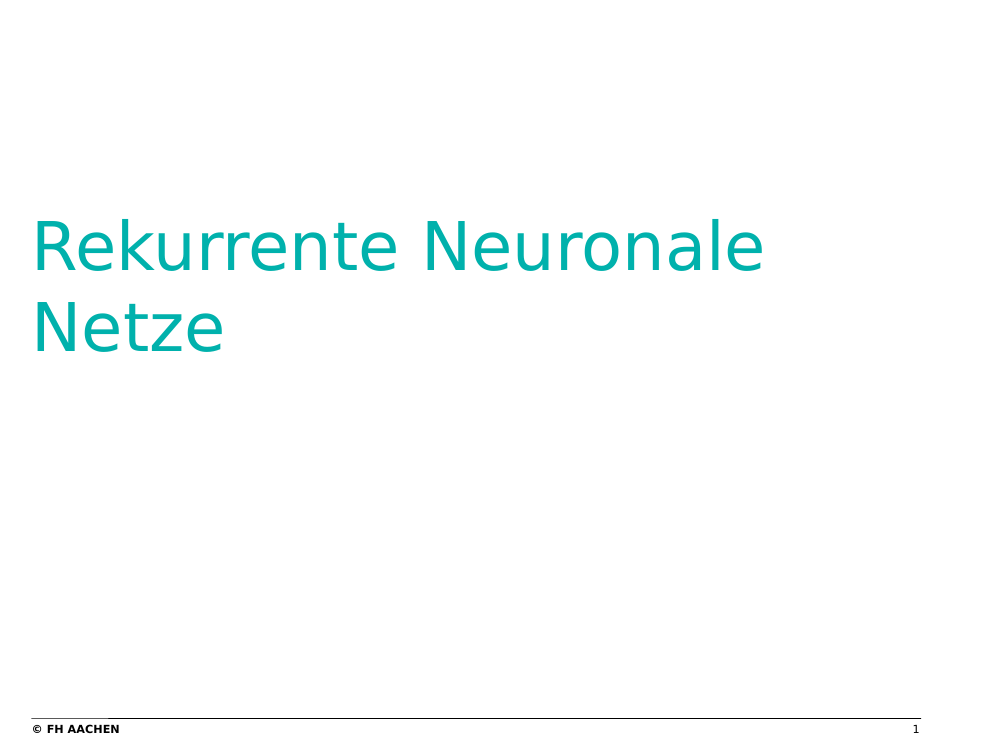
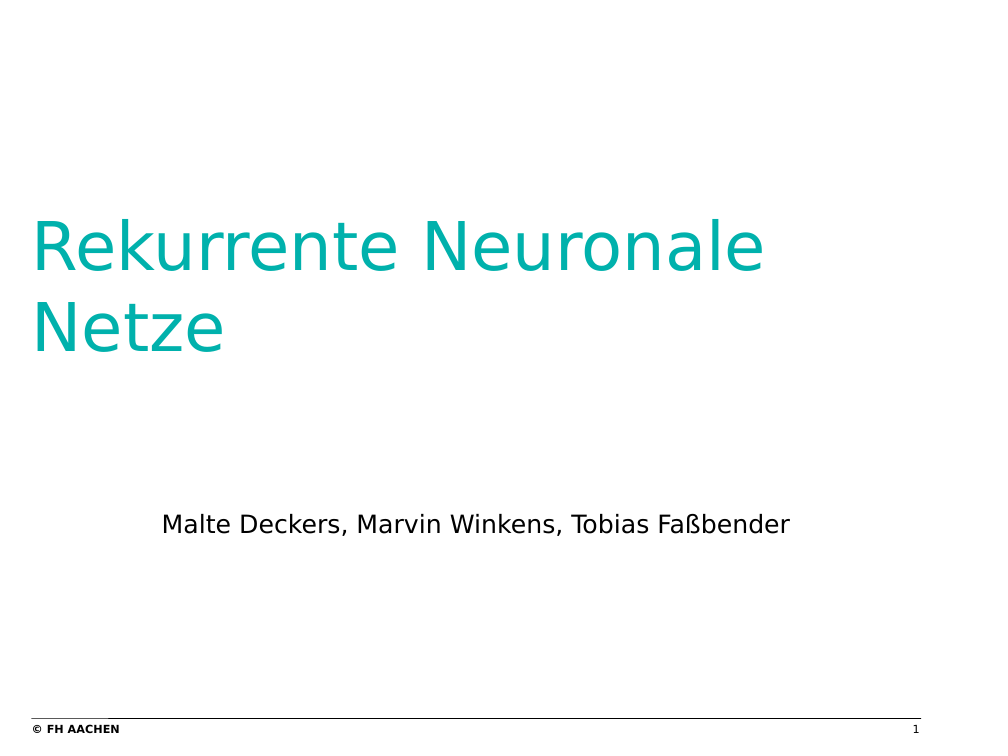
Before and after one commit to tfassbender/deep_learning_team_rnn, a slide deck: slide 1 of vorlesung/vorlesung_rnn_final.odp. Drawn at 1008x756 pixels with LibreOffice and Linux fonts; fonts in the diff are those of the drawing; background and template pictures are left out. Boxes give left, top, right and bottom in pixels: in the first picture for what was removed or moved away, otherwise in the second. Text is boxed around its words. In the diff, an @@ line names an element or a change of style, - is before the commit and + after.

```diff
--- a/vorlesung/vorlesung_rnn_final.odp
+++ b/vorlesung/vorlesung_rnn_final.odp
@@ subtitle added at (x1=162, y1=514, x2=790, y2=536), 18 pt, text #000000 @@
+Malte Deckers, Marvin Winkens, Tobias Faßbender
```
Also in this commit, not shown: 7 other slides changed.
